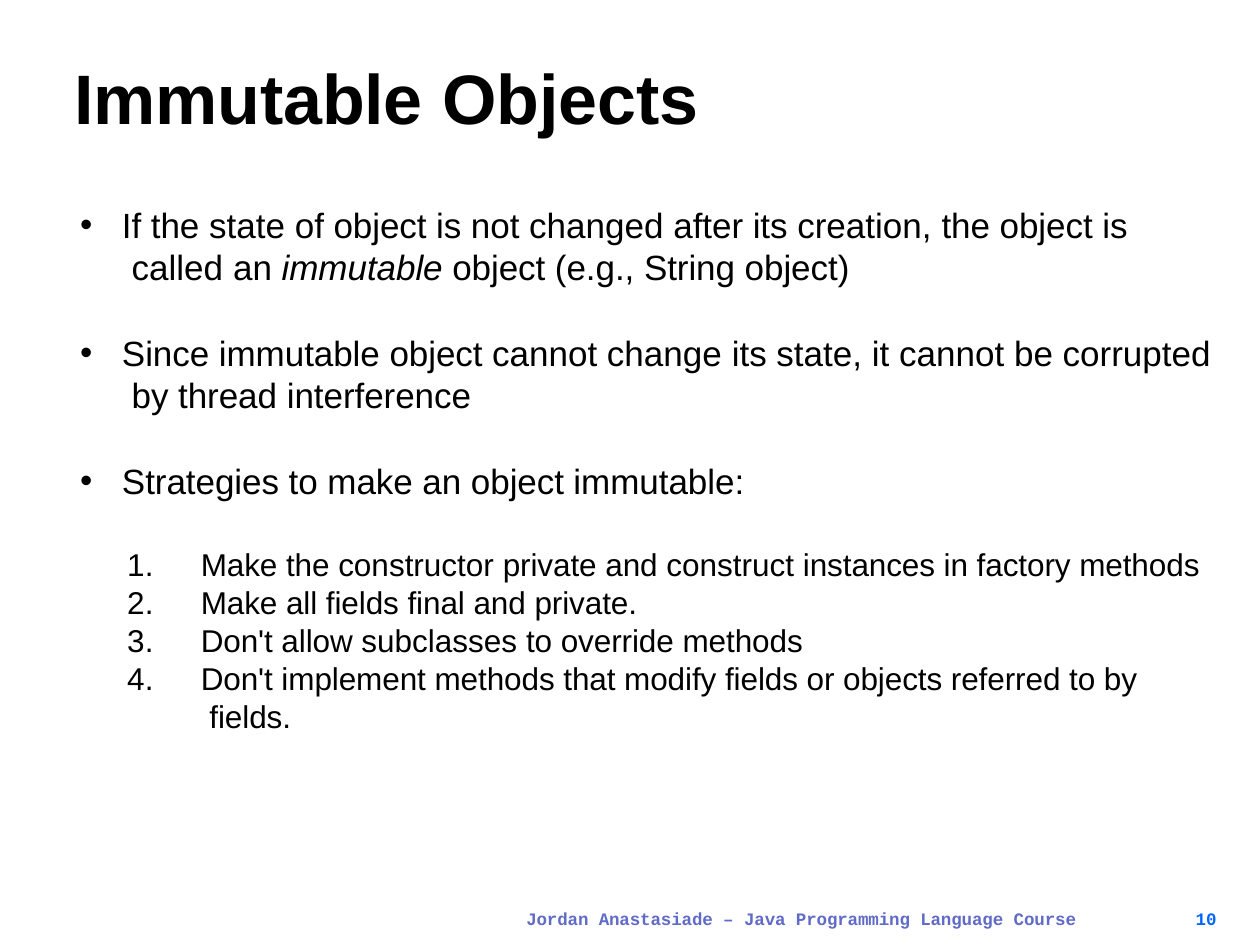
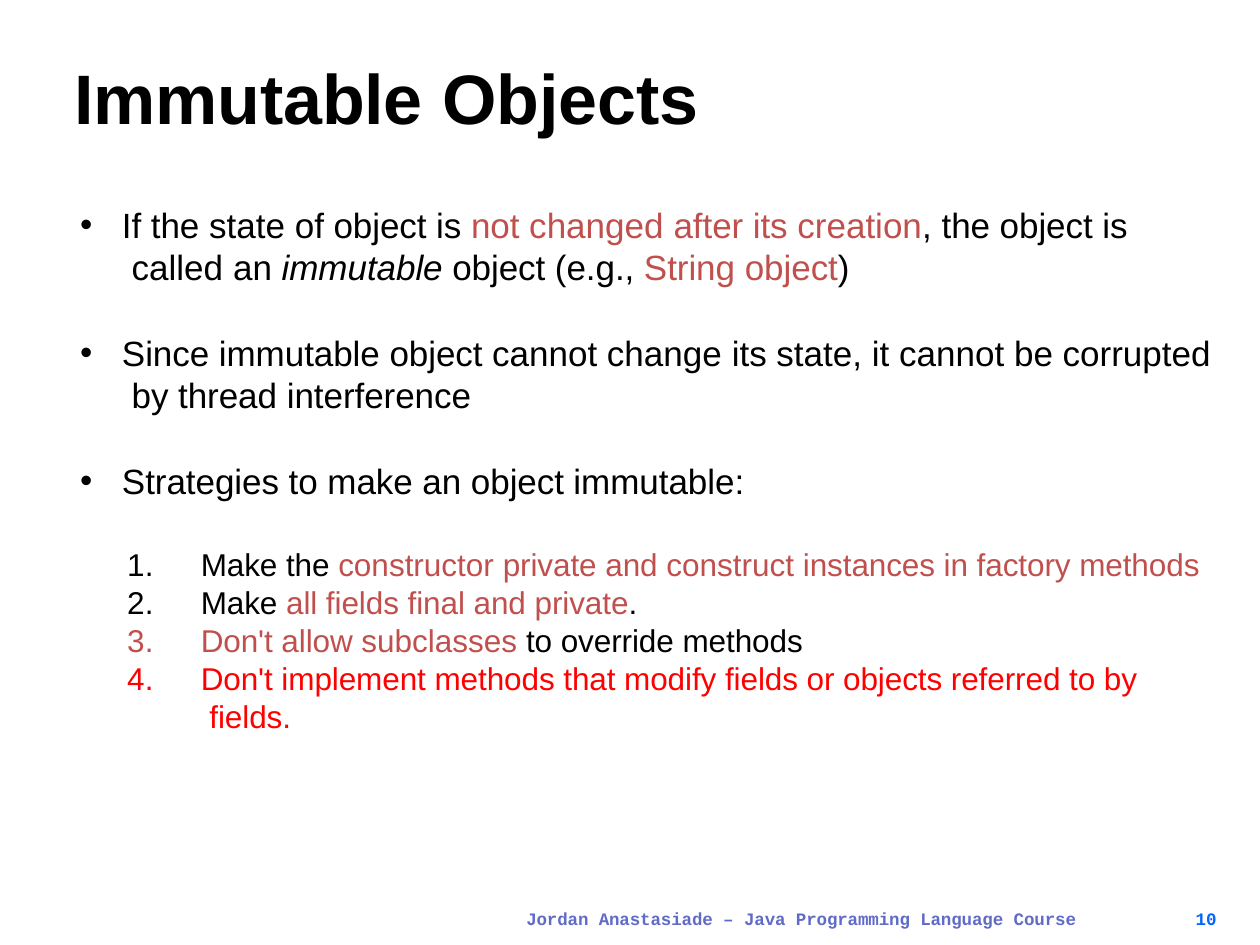
Before and after one commit to JongkukLee/JAC444, a slide deck: slide 10 of lect5-s3-thread-wait.pptx. Drawn at 1260x945 pixels with LibreOffice and Linux fonts; fonts in the diff are those of the drawing. Boxes give left, top, right and bottom in pixels: in the first picture for what was removed or moved away, otherwise in the second. Text is boxed around its words. In the diff, an @@ line names an element or a change of style, - is before the commit and + after.

```diff
--- a/lect5-s3-thread-wait.pptx
+++ b/lect5-s3-thread-wait.pptx
@@ text at [122, 212, 1199, 729]: text colour #000000 to #C0504D in "not changed after its creation, String object)", "constructor private and construct instances in factory ...", "all fields final and private.", "Don't allow subclasses"; text colour #000000 to #FF0000 in "Don't implement methods that modify fields or ..." @@
```
Also in this commit, not shown: 6 other slides changed, 20 other files.
